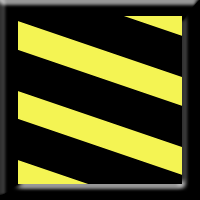
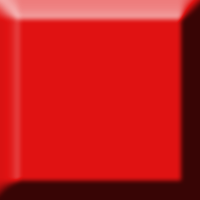
Revision of a layered w=200, h=200 image; what changed, layer by layer:
added layer "Layer 1" above "Layer 2 copy" over [0, 0, 200, 200]
